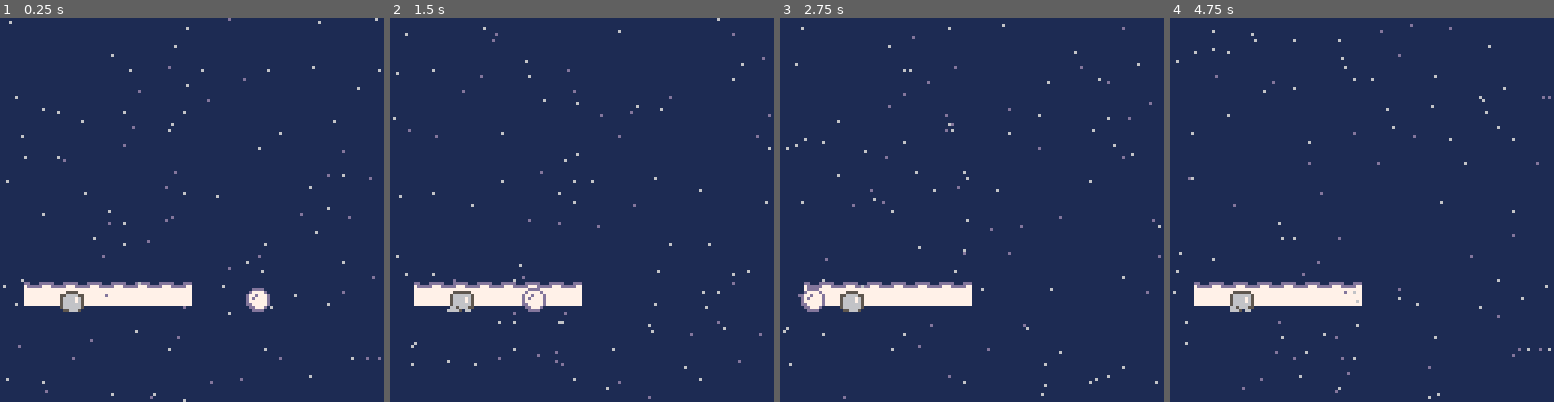
Above: before the commit, frames 1-4 (left to right).
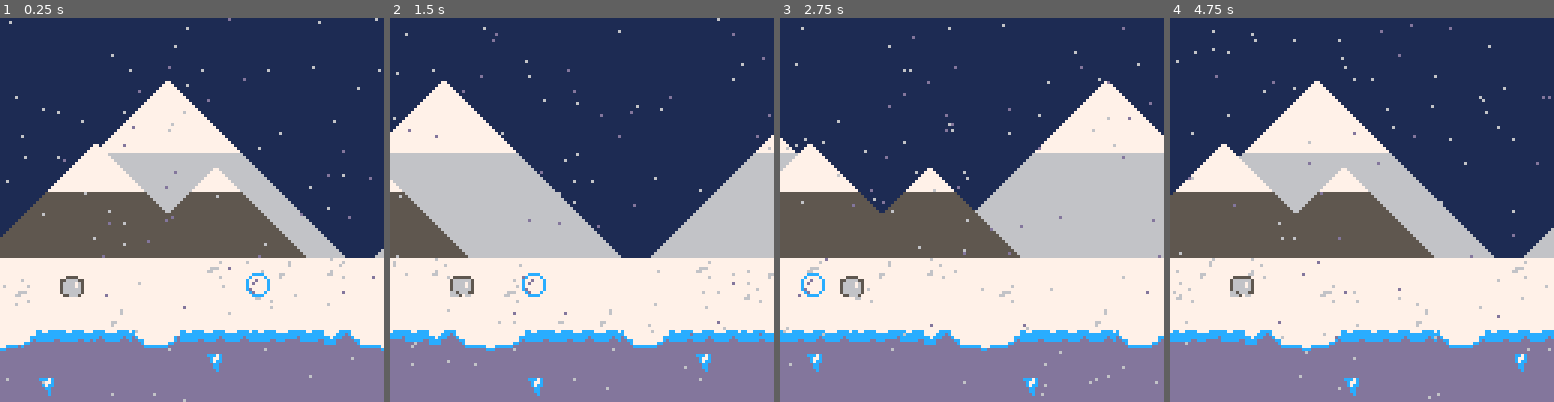
Above: after the commit, the same moments.

Repository: ejames0711/runner
Game: PICO-8 cartridge runner.p8
Same seed, same stepped clock (60 frames per second), same inputs: the game is played once before the commit and once after it.
Inputs:
- Up to frame 1 (0.25 s): no input
- Up to frame 2 (1.5 s): no input
- Up to frame 3 (2.75 s): no input
- Up to frame 4 (4.75 s): no input

The runs differ from the first frame. In frame 1, 57% of the frame differs, in the area x 0-100%, y 16-100%; in frame 2, 57%; in frame 3, 62%; in frame 4, 58%.

Commit message:
add paralax background

Diff:
--- a/runner.p8
+++ b/runner.p8
@@ -6,13 +6,20 @@
 	plyr.spr=2
 	plyr.timer=0
 	plyr.x=20
-	plyr.y=90
+	plyr.y=85
+
+	map_x=0
+	map_spd=2.5
+	hill_x=0
+	hill_spd=2
+	mnt_x=0
+	mnt_spd=1
 
 	sb = {}
 	sb.spr=6
 	sb.timer=0
 	sb.x=90
-	sb.y=90
+	sb.y=85
 
  snowx={}
  snowy={}
@@ -24,6 +31,13 @@
 function _update()
 	sb.x-=1
 
+	map_x-=map_spd
+	if map_x<-127 then map_x=0 end
+	hill_x-=hill_spd
+	if hill_x<-127 then hill_x=0 end
+	mnt_x-=mnt_spd
+	if mnt_x<-127 then mnt_x=0 end
+
 	anim_w_frames(plyr,1,4,3)
 	anim_w_frames(sb,6,8,5)
 
@@ -32,7 +46,11 @@
 
 function _draw()
 	cls(1)
-	map(0)
+	map(68,0,mnt_x,5,16)
+	map(68,0,mnt_x+128,5,16)
+	map(50,0,hill_x,10,16)
+	map(0,0,map_x)
+	map(0,0,map_x+128)
 	snow()
 	spr(plyr.spr,plyr.x,plyr.y)
 	spr(sb.spr,sb.x,sb.y)
@@ -96,16 +114,36 @@
 
 
 
+…(16 lines of a section not shown)…
 __map__
 0000000000000000000000000000000000000000000000000000000000000000000000000000000000000000000000000000000000000000000000000000000000000000000000000000000000000000000000000000000000000000000000000000000000000000000000000000000000000000000000000000000000000000
 0000000000000000000000000000000000000000000000000000000000000000000000000000000000000000000000000000000000000000000000000000000000000000000000000000000000000000000000000000000000000000000000000000000000000000000000000000000000000000000000000000000000000000
-0000000000000000000000000000000000000000000000000000000000000000000000000000000000000000000000000000000000000000000000000000000000000000000000000000000000000000000000000000000000000000000000000000000000000000000000000000000000000000000000000000000000000000
-0000000000000000000000000000000000000000000000000000000000000000000000000000000000000000000000000000000000000000000000000000000000000000000000000000000000000000000000000000000000000000000000000000000000000000000000000000000000000000000000000000000000000000
-0000000000000000000000000000000000000000000000000000000000000000000000000000000000000000000000000000000000000000000000000000000000000000000000000000000000000000000000000000000000000000000000000000000000000000000000000000000000000000000000000000000000000000
-0000000000000000000000000000000000000000000000000000000000000000000000000000000000000000000000000000000000000000000000000000000000000000000000000000000000000000000000000000000000000000000000000000000000000000000000000000000000000000000000000000000000000000
-0000000000000000000000000000000000000000000000000000000000000000000000000000000000000000000000000000000000000000000000000000000000000000000000000000000000000000000000000000000000000000000000000000000000000000000000000000000000000000000000000000000000000000
-0000000000000000000000000000000000000000000000000000000000000000000000000000000000000000000000000000000000000000000000000000000000000000000000000000000000000000000000000000000000000000000000000000000000000000000000000000000000000000000000000000000000000000
-0000000000000000000000000000000000000000000000000000000000000000000000000000000000000000000000000000000000000000000000000000000000000000000000000000000000000000000000000000000000000000000000000000000000000000000000000000000000000000000000000000000000000000
-0000000000000000000000000000000000000000000000000000000000000000000000000000000000000000000000000000000000000000000000000000000000000000000000000000000000000000000000000000000000000000000000000000000000000000000000000000000000000000000000000000000000000000
-0000000000000000000000000000000000000000000000000000000000000000000000000000000000000000000000000000000000000000000000000000000000000000000000000000000000000000000000000000000000000000000000000000000000000000000000000000000000000000000000000000000000000000
-0009090909090909000000000000000000000000000000000000000000000000000000000000000000000000000000000000000000000000000000000000000000000000000000000000000000000000000000000000000000000000000000000000000000000000000000000000000000000000000000000000000000000000
+0000000000000000000000000000000000000000000000000000000000000000000000000000000000000000000000000000000000000000000000000000000000000000000000000000001415000000000000000000000000000000000000000000000000000000000000000000000000000000000000000000000000000000
+0000000000000000000000000000000000000000000000000000000000000000000000000000000000000000000000000000000000000000000000000000000000000000000000000000142424150000000000000000000000000000000000000000000000000000000000000000000000000000000000000000000000000000
+0000000000000000000000000000000000000000000000000000000000000000000000000000000000000000000000000000000000000014150000000000000000000000000000000014242424241500000000000000000000000000000000000000000000000000000000000000000000000000000000000000000000000000
+0000000000000000000000000000000000000000000000000000000000000000000000000000000000000000000000000000000000001424241500001415000000000000000000001222222222222213000000000000000000000000000000000000000000000000000000000000000000000000000000000000000000000000
+0000000000000000000000000000000000000000000000000000000000000000000000000000000000000000000000000000000000102020202011102020110000000000000000122222222222222222130000000000000000000000000000000000000000000000000000000000000000000000000000000000000000000000
+0000000000000000000000000000000000000000000000000000000000000000000000000000000000000000000000000000000010202020202020202020201100000000000012222222222222222222221300000000000000000000000000000000000000000000000000000000000000000000000000000000000000000000
+0000000000000000000000000000000000000000000000000000000000000000000000000000000000000000000000000000001020202020202020202020202011000000001222222222222222222222222213000000000000000000000000000000000000000000000000000000000000000000000000000000000000000000
+0000000000000000000000000000000000000000000000000000000000000000000000000000000000000000000000000000102020202020202020202020202020110000122222222222222222222222222222130000000000000000000000000000000000000000000000000000000000000000000000000000000000000000
+1d1a1a1a1a1a1a1a1a1a1a0e1a1a191a1a1a1a1a191a1a1a1d1a1a1a1a1a1a1a1d1a1a1a1a1a1a1a1a1a1a0e1a1a191a0000000000000000000000000000000000000000000000000000000000000000000000000000000000000000000000000000000000000000000000000000000000000000000000000000000000000000
+1a1a1a0e1a1a1a1a1a1a1a1a1a1d1a1a1a1a1a1a1a1a1a1a1a1a1a1a1a0e1a1a1a1a1a0e1a1a1a1a1a1a1a1a1a1d1a1a0000000000000000000000000000000000000000000000000000000000000000000000000000000000000000000000000000000000000000000000000000000000000000000000000000000000000000
+1a1a1a1a1a1a1a191a1a1a1a1a1a1a1a1a1a1d1a1a1a1a1a1a1a1a1a1a1a1a1a1a1a1a1a1a1a1a191a1a1a1a1a1a1a1a0000000000000000000000000000000000000000000000000000000000000000000000000000000000000000000000000000000000000000000000000000000000000000000000000000000000000000
+0d1f1e2909090c0c1f29090c0c090b090d1f290b09090c0d0c1f1e290a0a0d090d1f1e2909090c0c1f29090c0c090b090000000000000000000000000000000000000000000000000000000000000000000000000000000000000000000000000000000000000000000000000000000000000000000000000000000000000000
+0f0f0f0f0f0f0f0f0f0f0f1b0f0f0f0f0f0f0f0f0f0f0f1b0f0f0f0f1c0f0f0f0f0f0f0f0f0f0f0f0f0f0f1b0f0f0f0f0000000000000000000000000000000000000000000000000000000000000000000000000000000000000000000000000000000000000000000000000000000000000000000000000000000000000000
+0f0f0f0f1b0f0f0f0f0f0f0f0f0f0f0f0f0f0f1c0f0f0f0f0f0f0f0f0f0f0f0f0f0f0f0f1b0f0f0f0f0f0f0f0f0f0f0f0000000000000000000000000000000000000000000000000000000000000000000000000000000000000000000000000000000000000000000000000000000000000000000000000000000000000000
Not shown, changed: 24 lines of the sprite sheet (__gfx__) section of runner.p8
